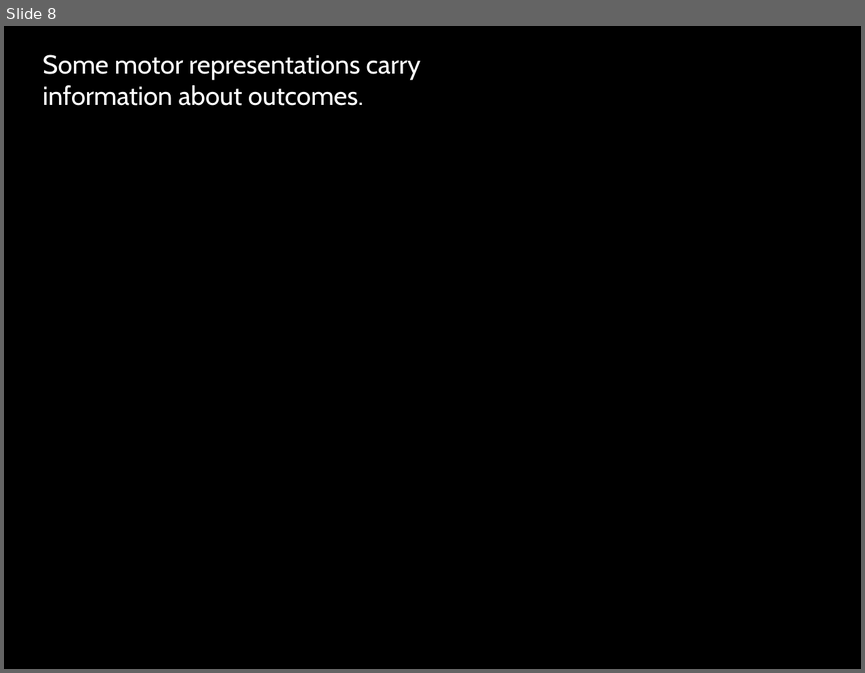
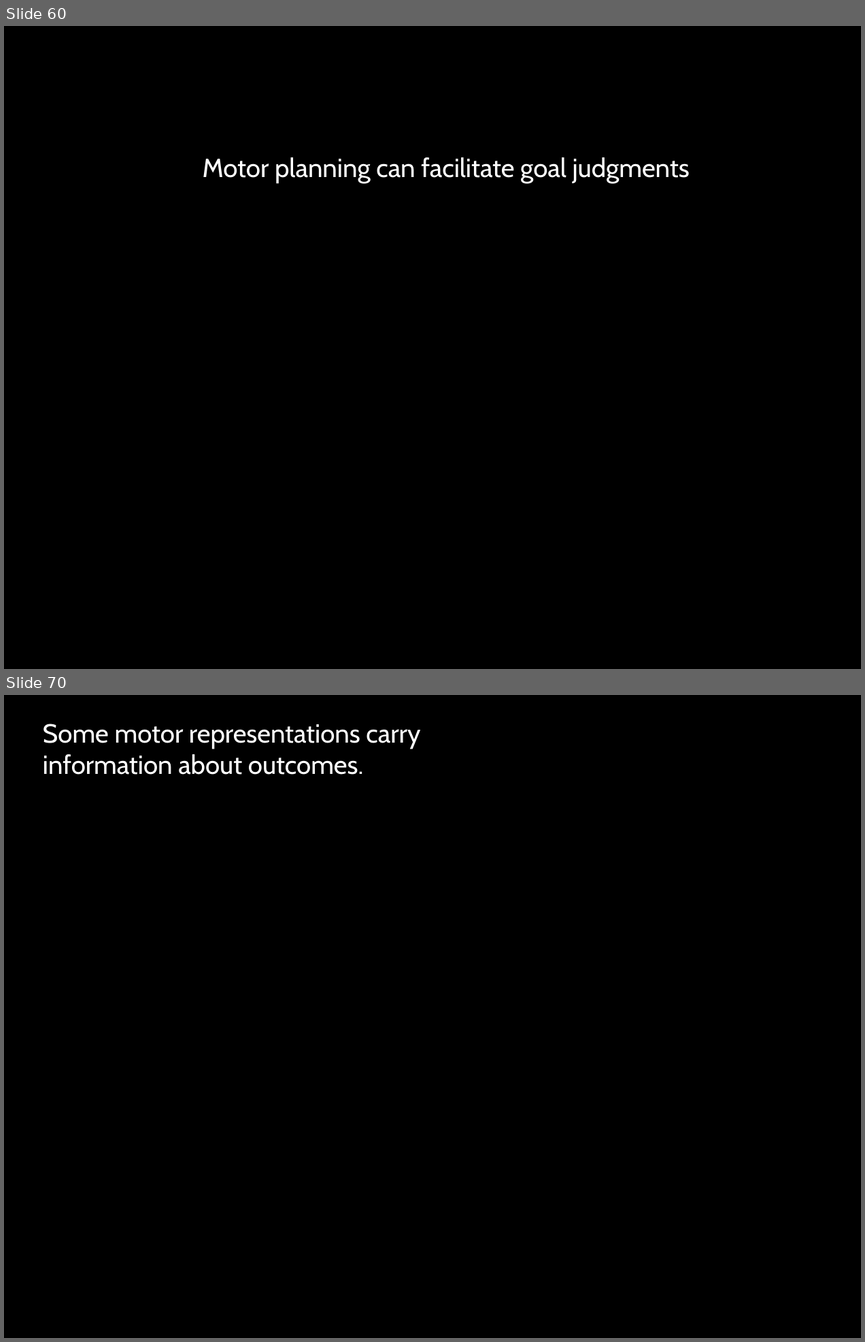
Before and after one commit to butterfill/lecture_mindreading_joint_action_philosophical_tools, a slide deck: lecture06 goal ascription teleological motor/lecture06.ppt.pptx. Shown one above the other, each under a label of ours: slide 8 before the commit, slides 60 and 70 after it; the slides between them are not shown. The pictures are 865x673 and 865x1342 pixels, drawn with LibreOffice and Linux fonts; fonts in the diff are those of the drawing. Boxes give left, top, right and bottom in pixels: in the first picture for what was removed or moved away, otherwise in the second. Text is boxed around its words. In the diff, an @@ line names an element or a change of style, - is before the commit and + after.

```diff
--- a/lecture06 goal ascription teleological motor/lecture06.ppt.pptx
+++ b/lecture06 goal ascription teleological motor/lecture06.ppt.pptx
@@ slide 60 added at [4, 26, 861, 669], background #000000 @@
@@ text added at [203, 157, 689, 184], 22 pt, text #FFFFFF @@
+Motor planning can facilitate goal judgments
@@ what was slide 8 is now slide 70 @@
```
Also in this commit, not shown: 5 slides changed, 61 other slides added.
